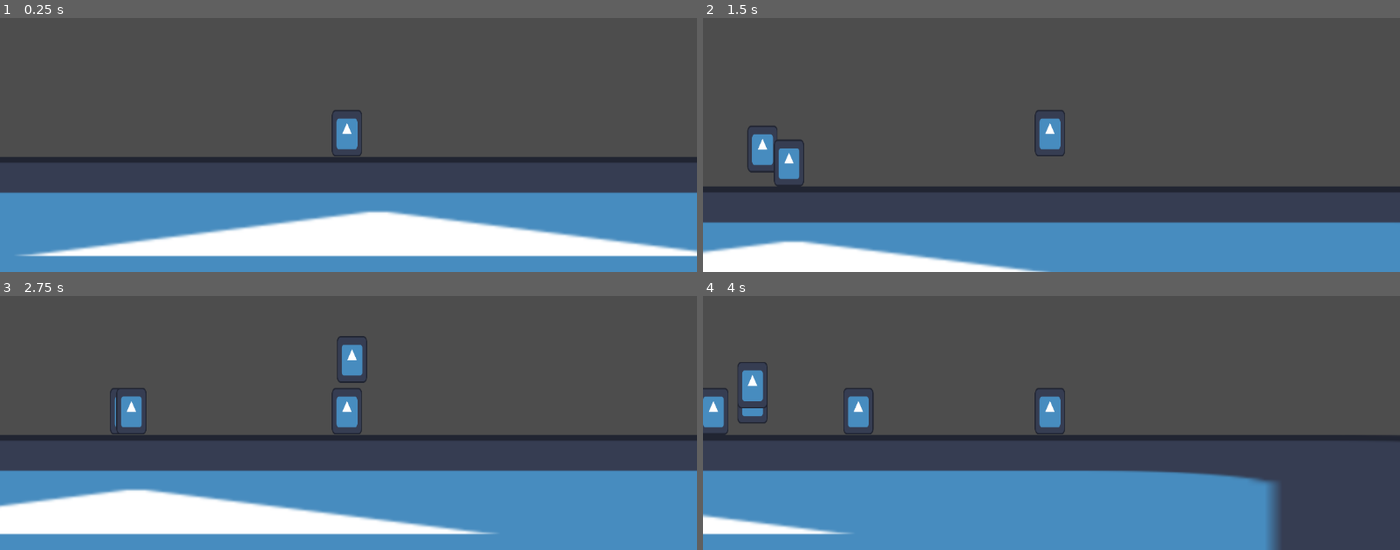
Above: before the commit, frames 1-4 (two rows, left to right).
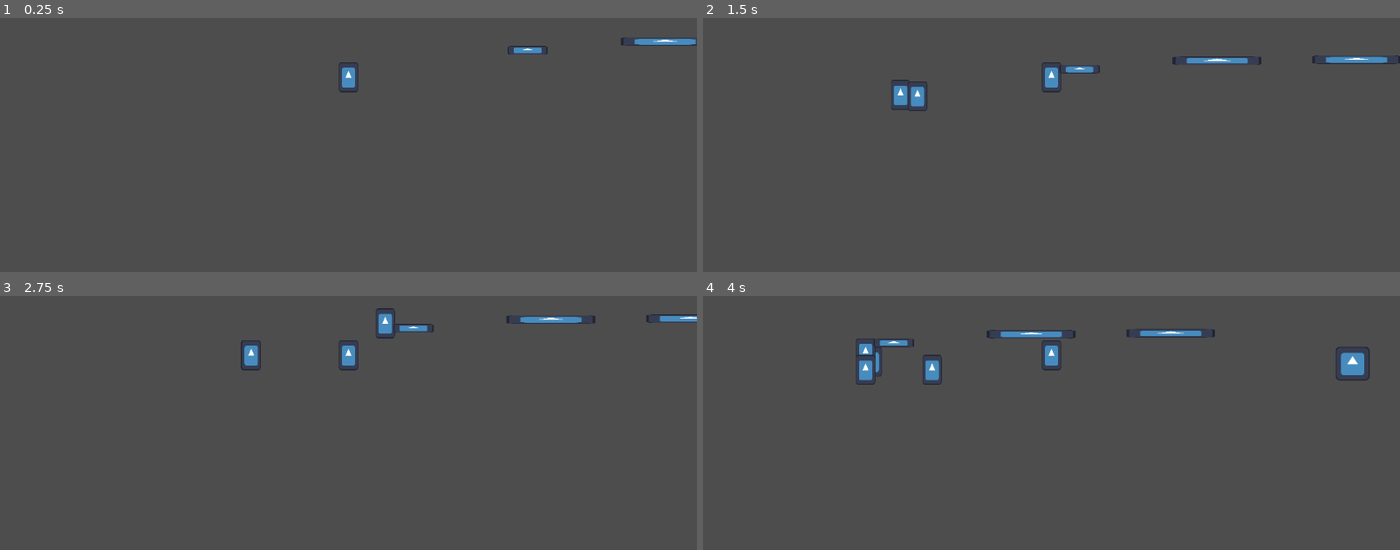
Above: after the commit, the same moments.

Repository: gostke/timeverns
Game: Godot game, scene res://levels/test_level.tscn
Two runs of this game, one before a commit and one after it. Both use one fixed random seed, a clock stepped at 60 frames per second and the inputs below. The engine's default icon, where the game draws it, is replaced by a stand-in: a white triangle on a blue panel in a dark square.
Inputs:
- Up to frame 1 (0.25 s): no input
- Up to frame 2 (1.5 s): tap Enter at 0.5 s; hold D (right) from 0.53 s (still down); tap Q (clone) at 0.6, 1.35 s; tap W (up) at 0.77 s
- Up to frame 3 (2.75 s): tap W (up) at 1.52 s; release D (right) at 2.03 s; hold A (left) from 2.03 s (still down); tap Q (clone) at 2.1 s
- Up to frame 4 (4 s): release A (left) at 2.78 s; hold D (right) from 2.78 s (still down); tap Q (clone) at 2.85, 3.6 s; tap W (up) at 3.02, 3.77 s

The runs differ from the first frame. In frame 1, 35% of the frame differs, in the area x 0-100%, y 7-100%; in frame 2, 25%; in frame 3, 36%, in the area x 0-100%, y 4-100%; in frame 4, 32%.

Commit message:
added level manager and created level1 and 2

Diff:
--- /dev/null
+++ b/levels/door.gd
@@ -0,0 +1,9 @@
+extends Area2D
+
+var is_open: bool = true
+@export var next_level_id:int
+
+func _on_body_entered(_body: Node2D) -> void:
+
+	if is_open:
+		LevelManager.change_level(next_level_id)
--- /dev/null
+++ b/levels/door.tscn
@@ -0,0 +1,17 @@
+[gd_scene load_steps=2 format=3 uid="uid://cr24k45xsf0ec"]
+
+[ext_resource type="Script" uid="uid://8tw3aksbcar2" path="res://levels/door.gd" id="1_xc1x7"]
+
+[node name="Door" type="Area2D"]
+visibility_layer = 2
+collision_mask = 2
+script = ExtResource("1_xc1x7")
+next_level_id = null
+
+[node name="Sprite2D" type="Sprite2D" parent="."]
+
+[node name="CollisionShape2D" type="CollisionShape2D" parent="."]
+visibility_layer = 2
+position = Vector2(-0.5, 1)
+
+[connection signal="body_entered" from="." to="." method="_on_body_entered"]
--- /dev/null
+++ b/levels/level_1.tscn
@@ -0,0 +1,99 @@
+[gd_scene load_steps=10 format=3 uid="uid://cxsx1lcvou6nm"]
+
+[ext_resource type="PackedScene" uid="uid://cwisekllj2ety" path="res://levels/template_level.tscn" id="1_vn7o3"]
+[ext_resource type="PackedScene" uid="uid://efahif683vjg" path="res://player/human.tscn" id="2_jirdo"]
+[ext_resource type="Texture2D" uid="uid://bqxn11rl4ljcr" path="res://icon.svg" id="3_bt44k"]
+[ext_resource type="PackedScene" uid="uid://cr24k45xsf0ec" path="res://levels/door.tscn" id="4_kx6l7"]
+
+[sub_resource type="WorldBoundaryShape2D" id="WorldBoundaryShape2D_vn7o3"]
+
+[sub_resource type="RectangleShape2D" id="RectangleShape2D_kx6l7"]
+size = Vector2(21.590908, 3.9772453)
+
+[sub_resource type="RectangleShape2D" id="RectangleShape2D_bt44k"]
+size = Vector2(51.136368, 3.9772768)
+
+[sub_resource type="RectangleShape2D" id="RectangleShape2D_n46q3"]
+size = Vector2(50.56817, 3.9772727)
+
+[sub_resource type="RectangleShape2D" id="RectangleShape2D_btoec"]
+size = Vector2(33, 33)
+
+[node name="Level1" instance=ExtResource("1_vn7o3")]
+
+[node name="WorldFloor" type="StaticBody2D" parent="." index="1"]
+
+[node name="CollisionShape2D" type="CollisionShape2D" parent="WorldFloor" index="0"]
+position = Vector2(621, 651)
+scale = Vector2(-6.72764, 1.4730161)
+shape = SubResource("WorldBoundaryShape2D_vn7o3")
+
+[node name="Sprite2D" type="Sprite2D" parent="WorldFloor" index="1"]
+
+[node name="Human" parent="." index="2" instance=ExtResource("2_jirdo")]
+position = Vector2(76, 631)
+is_player = true
+
+[node name="Camera2D" type="Camera2D" parent="Human" index="3"]
+zoom = Vector2(1.6, 1.6)
+
+[node name="Environment" type="Node2D" parent="." index="3"]
+
+[node name="MapTiles" type="Node2D" parent="Environment" index="0"]
+
+[node name="StaticBody2D" type="StaticBody2D" parent="Environment/MapTiles" index="0"]
+position = Vector2(261, 610)
+
+[node name="Sprite2D" type="Sprite2D" parent="Environment/MapTiles/StaticBody2D" index="0"]
+position = Vector2(0, -1.3959893)
+scale = Vector2(0.32456505, 0.068687685)
+texture = ExtResource("3_bt44k")
+
+[node name="CollisionShape2D" type="CollisionShape2D" parent="Environment/MapTiles/StaticBody2D" index="1"]
+visibility_layer = 2
+position = Vector2(0, -1.5)
+scale = Vector2(1.7600002, 1.7600002)
+shape = SubResource("RectangleShape2D_kx6l7")
+
+[node name="StaticBody2D2" type="StaticBody2D" parent="Environment/MapTiles" index="1"]
+position = Vector2(378, 601)
+
+[node name="Sprite2D" type="Sprite2D" parent="Environment/MapTiles/StaticBody2D2" index="0"]
+position = Vector2(25.113914, -1.3959893)
+scale = Vector2(0.71696997, 0.068687685)
+texture = ExtResource("3_bt44k")
+
+[node name="CollisionShape2D" type="CollisionShape2D" parent="Environment/MapTiles/StaticBody2D2" index="1"]
+visibility_layer = 2
+position = Vector2(25, -1.5)
+scale = Vector2(1.7600002, 1.7600002)
+shape = SubResource("RectangleShape2D_bt44k")
+
+[node name="StaticBody2D3" type="StaticBody2D" parent="Environment/MapTiles" index="2"]
+position = Vector2(522, 600)
+
+[node name="Sprite2D" type="Sprite2D" parent="Environment/MapTiles/StaticBody2D3" index="0"]
+position = Vector2(25.113914, -1.3959893)
+scale = Vector2(0.71696997, 0.068687685)
+texture = ExtResource("3_bt44k")
+
+[node name="CollisionShape2D" type="CollisionShape2D" parent="Environment/MapTiles/StaticBody2D3" index="1"]
+visibility_layer = 2
+position = Vector2(24.5, -1.5)
+scale = Vector2(1.7600002, 1.7600002)
+shape = SubResource("RectangleShape2D_n46q3")
+
+[node name="Door" parent="Environment" index="1" instance=ExtResource("4_kx6l7")]
+position = Vector2(792, 662)
+next_level_id = 2
+
+[node name="Sprite2D" parent="Environment/Door" index="0"]
+position = Vector2(-57, -32.000008)
+scale = Vector2(0.27343774, 0.27343774)
+texture = ExtResource("3_bt44k")
+
+[node name="CollisionShape2D" parent="Environment/Door" index="1"]
+position = Vector2(-57, -32)
+shape = SubResource("RectangleShape2D_btoec")
+
+[editable path="Environment/Door"]
--- /dev/null
+++ b/levels/level_2.tscn
@@ -0,0 +1,84 @@
+[gd_scene load_steps=9 format=3 uid="uid://b76umv2mgaeeh"]
+
+[ext_resource type="PackedScene" uid="uid://cwisekllj2ety" path="res://levels/template_level.tscn" id="1_0srwa"]
+[ext_resource type="PackedScene" uid="uid://efahif683vjg" path="res://player/human.tscn" id="2_v5uil"]
+[ext_resource type="PackedScene" uid="uid://cr24k45xsf0ec" path="res://levels/door.tscn" id="3_0srwa"]
+[ext_resource type="Texture2D" uid="uid://bqxn11rl4ljcr" path="res://icon.svg" id="3_5722l"]
+
+[sub_resource type="WorldBoundaryShape2D" id="WorldBoundaryShape2D_vn7o3"]
+
+[sub_resource type="RectangleShape2D" id="RectangleShape2D_5722l"]
+size = Vector2(34, 83)
+
+[sub_resource type="RectangleShape2D" id="RectangleShape2D_ilhis"]
+size = Vector2(100, 28)
+
+[sub_resource type="RectangleShape2D" id="RectangleShape2D_v5uil"]
+size = Vector2(34, 36)
+
+[node name="Level2" instance=ExtResource("1_0srwa")]
+position = Vector2(-52, 19)
+
+[node name="Entities" parent="." index="0"]
+position = Vector2(51, -22)
+
+[node name="WorldFloor" type="StaticBody2D" parent="." index="1"]
+position = Vector2(51, -21)
+
+[node name="CollisionShape2D" type="CollisionShape2D" parent="WorldFloor" index="0"]
+position = Vector2(621, 651)
+scale = Vector2(-6.72764, 1.4730161)
+shape = SubResource("WorldBoundaryShape2D_vn7o3")
+
+[node name="Sprite2D" type="Sprite2D" parent="WorldFloor" index="1"]
+
+[node name="Human" parent="." index="2" instance=ExtResource("2_v5uil")]
+position = Vector2(90, 610)
+is_player = true
+
+[node name="Camera2D" type="Camera2D" parent="Human" index="3"]
+zoom = Vector2(1.6, 1.6)
+
+[node name="Environment" type="Node2D" parent="." index="3"]
+position = Vector2(51, -20)
+
+[node name="MapTiles" type="Node2D" parent="Environment" index="0"]
+position = Vector2(51, -14)
+
+[node name="StaticBody2D" type="StaticBody2D" parent="Environment/MapTiles" index="0"]
+
+[node name="Sprite2D" type="Sprite2D" parent="Environment/MapTiles/StaticBody2D" index="0"]
+position = Vector2(279, 618)
+scale = Vector2(0.296875, 0.6757819)
+texture = ExtResource("3_5722l")
+
+[node name="CollisionShape2D" type="CollisionShape2D" parent="Environment/MapTiles/StaticBody2D" index="1"]
+position = Vector2(279, 617.5)
+shape = SubResource("RectangleShape2D_5722l")
+
+[node name="StaticBody2D2" type="StaticBody2D" parent="Environment/MapTiles" index="1"]
+
+[node name="Sprite2D" type="Sprite2D" parent="Environment/MapTiles/StaticBody2D2" index="0"]
+position = Vector2(347.5, 591)
+scale = Vector2(0.78906244, 0.2285158)
+texture = ExtResource("3_5722l")
+
+[node name="CollisionShape2D" type="CollisionShape2D" parent="Environment/MapTiles/StaticBody2D2" index="1"]
+position = Vector2(346, 591)
+scale = Vector2(1, 1.0000001)
+shape = SubResource("RectangleShape2D_ilhis")
+
+[node name="Door" parent="Environment" index="1" instance=ExtResource("3_0srwa")]
+position = Vector2(50, -16)
+next_level_id = 1
+
+[node name="Sprite2D" parent="Environment/Door" index="0"]
+position = Vector2(789.99994, 645)
+scale = Vector2(0.29296923, 0.29296923)
+texture = ExtResource("3_5722l")
+
+[node name="CollisionShape2D" parent="Environment/Door" index="1"]
+position = Vector2(790, 645)
+shape = SubResource("RectangleShape2D_v5uil")
+
+[editable path="Environment/Door"]
--- /dev/null
+++ b/levels/level_manager.gd
@@ -0,0 +1,18 @@
+extends Node
+
+
+#enum LEVEL_INDEX {LVL1, LVL2}
+
+var level_1: PackedScene = preload("res://levels/level_1.tscn")
+var level_2: PackedScene = preload("res://levels/level_2.tscn")
+
+var levels: Dictionary = {
+	1 : level_1,
+	2 : level_2
+}
+
+func _ready() -> void:
+	get_tree().change_scene_to_packed(levels[1])
+
+func change_level(next_level_id: int) -> void:
+	get_tree().change_scene_to_packed(levels[next_level_id])
--- /dev/null
+++ b/levels/level_manager.tscn
@@ -0,0 +1,6 @@
+[gd_scene load_steps=2 format=3 uid="uid://ddoe46ik4063e"]
+
+[ext_resource type="Script" uid="uid://djymi40tteb30" path="res://levels/level_manager.gd" id="1_hvuti"]
+
+[node name="LevelManager" type="Node"]
+script = ExtResource("1_hvuti")
--- a/project.godot
+++ b/project.godot
@@ -15,9 +15,13 @@
 config/features=PackedStringArray("4.5", "GL Compatibility")
 config/icon="res://icon.svg"
 
+[autoload]
+
+LevelManager="*res://levels/level_manager.tscn"
+
 [editor_plugins]
 
-enabled=PackedStringArray("res://addons/godot-vim/plugin.cfg")
+enabled=PackedStringArray()
 
 [input]
 
Not shown, added: CHARACTER.png.import
Not shown, added: levels/door.gd.uid
Not shown, added: levels/level_manager.gd.uid
